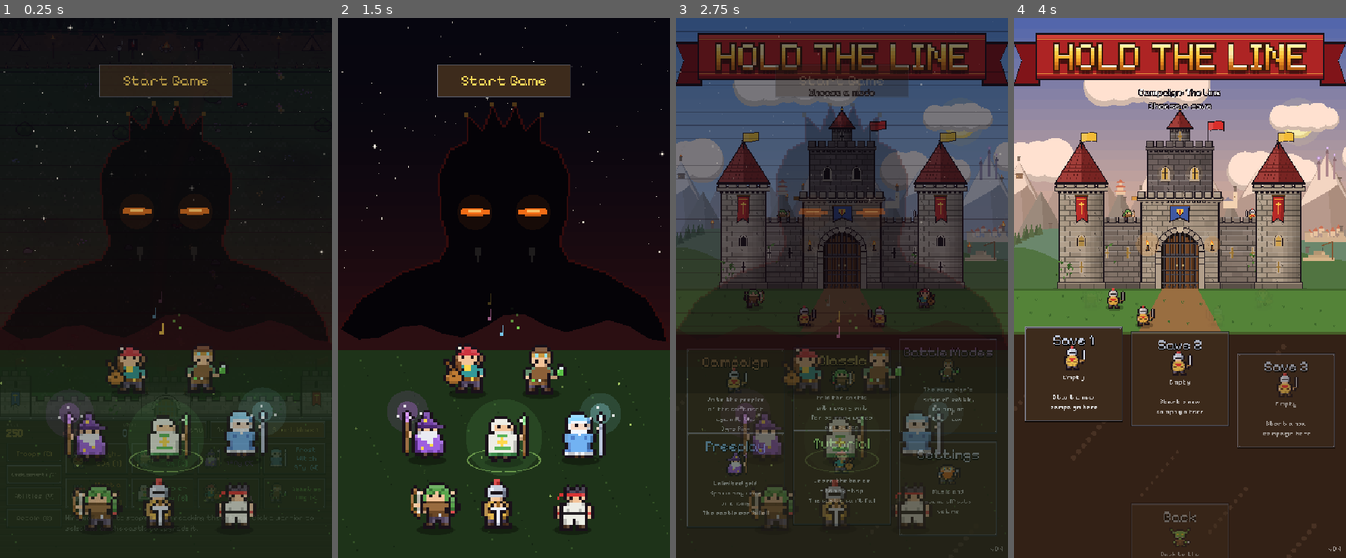
Above: before the commit, frames 1-4 (left to right).
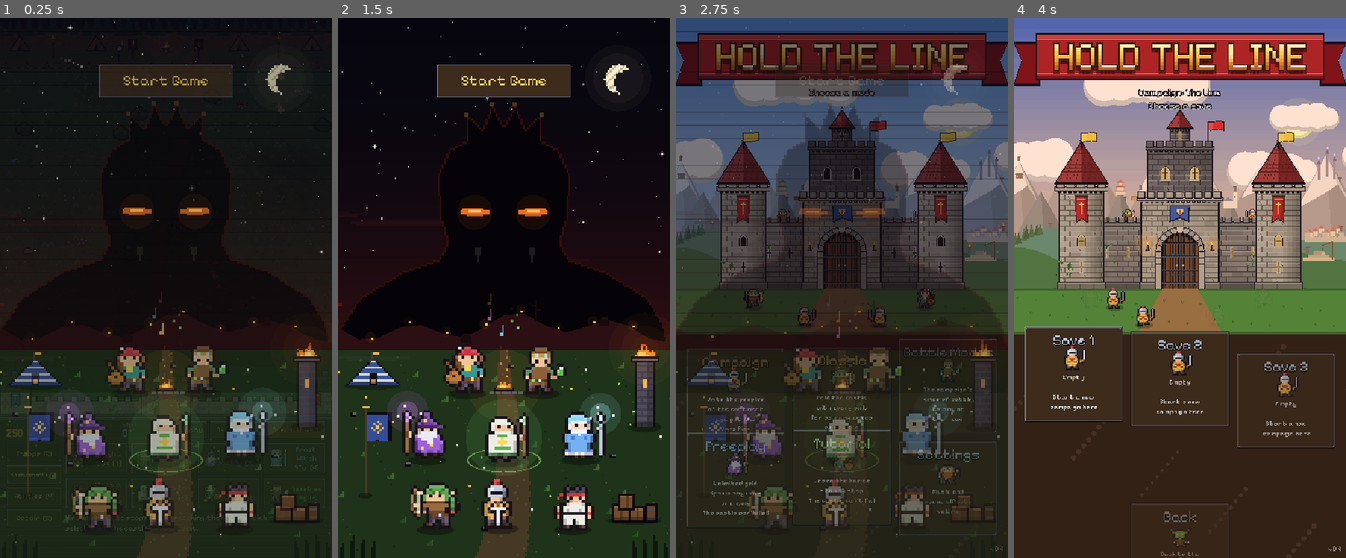
Above: after the commit, the same moments.

Repository: JaydonDiaz/Hold_The_Line
Game: Godot game, scene res://main.tscn
Same seed, same stepped clock (60 frames per second), same inputs: the game is played once before the commit and once after it.
Inputs:
- Up to frame 1 (0.25 s): no input
- Up to frame 2 (1.5 s): click "Start Wave 1" at 0.5 s; click "Start Wave 1" at 1.25 s
- Up to frame 3 (2.75 s): click "Start Game" at 2 s
- Up to frame 4 (4 s): click "Campaign" at 2.75 s; click "Campaign" at 3.5 s

The runs differ from the first frame. In frame 1, 3.6% of the frame differs, in the area x 0-98%, y 7-100%; in frame 2, 5.5%, in the area x 0-100%, y 8-100%; in frame 3, 1.5%; in frame 4, nothing differs.

Commit message:
The start screen's surroundings: moon and cloud, his host on the hills, the Line's camp on the field.
splash_art.gd: a crescent moon (haloed) and long wisps of cloud drifting across the stars, red-lit from below, a shooting star now and then; dead trees and boulders on the hills at the sides, the Ogre King's host along their crest (tents, war banners, torches moving), mist drifting at their foot; on the field the Line's camp: a campfire with embers rising and its light on the grass, a blue-and-white tent with a lamp lit inside, the Line's blue standard with its gold sun, Ashwatch's beacon burning on its stone tower (the first light of the Line), supply crates and a barrel under it, a path winding up through the camp to the hills, grass tufts, stones and flowers, dark grass at the bottom corners. All on the picture's 4px grid; flames in tapering pixel tongues.

Co-Authored-By: Claude Opus 5.5 <noreply@anthropic.com>

Diff:
--- a/scripts/splash_art.gd
+++ b/scripts/splash_art.gd
@@ -3,7 +3,11 @@
 ## the Ogre King's silhouette over the hills with a red rim and eyes that smoulder, and
 ## below him the Line's nine kinds of troop (the game's own sprites), each with a little
 ## life of its own: breathing, the Mage's and Frost Witch's staves glowing, the Healer's
-## aura, the Bard's notes drifting up, the Alchemist's flask fizzing.
+## aura, the Bard's notes drifting up, the Alchemist's flask fizzing. Round them: a crescent
+## moon and drifting cloud; his host's torches, tents and banners along the hills; mist at
+## their foot; the Line's camp on the field: a campfire, its blue-and-gold standard, and
+## Ashwatch's beacon burning on its tower, the first light of the Line; a path, grass,
+## stones and flowers.
 
 const Sprites = preload("res://scripts/sprites.gd")
 const W := 640.0
@@ -43,10 +47,250 @@
 
 func _draw() -> void:
 	_sky()
+	_moon()
+	_clouds()
 	_ogre()
 	_hills()
+	_hill_details()
+	_host()
+	_mist()
+	_field()
+	_tent(Vector2(66, 708))
+	_supplies(Vector2(560, 968))
+	_beacon_tower(Vector2(592, 788))
+	_standard(Vector2(52, 920))
+	_campfire(Vector2(320, 716))
 	for tr in TROOPS:
 		_troop(tr[0], Vector2(tr[1], tr[2]), tr[3])
+	_foreground()
+
+
+## A block on the art's 4px grid.
+func _px(x: float, y: float, w: float, h: float, c: Color) -> void:
+	draw_rect(Rect2(snappedf(x, PIX), snappedf(y, PIX), snappedf(w, PIX), snappedf(h, PIX)), c)
+
+
+## A crescent moon high to the right, faintly haloed.
+func _moon() -> void:
+	var m := Vector2(540, 116)
+	for r in [64.0, 48.0]:
+		draw_circle(m, r, Color(1.0, 0.92, 0.75, 0.035))
+	for y in range(-28, 32, 4):
+		for x in range(-28, 32, 4):
+			var d := Vector2(x, y).length()
+			var bite := Vector2(x - 14, y - 6).length()
+			if d <= 28.0 and bite > 24.0:
+				var shade := 0.85 if (x + y) % 16 == 0 else 1.0
+				_px(m.x + x, m.y + y, 4, 4, Color(0.98, 0.93, 0.78) * shade)
+	_px(m.x - 20, m.y + 4, 4, 4, Color(0.82, 0.76, 0.62))   # (a crater or two)
+	_px(m.x - 12, m.y + 16, 4, 4, Color(0.82, 0.76, 0.62))
+
+
+## Long thin wisps of cloud drifting across the stars, lit from below by the red glow.
+func _clouds() -> void:
+	for i in 7:
+		var y := 150.0 + i * 52.0 + sin(i * 2.1) * 20.0
+		var w := 160.0 + fmod(i * 73.0, 140.0)
+		var x := fmod(i * 211.0 + t * (5.0 + i), W + EXT + w) - EXT * 0.5 - w
+		var c := Color(0.16, 0.07, 0.1, 0.55) if i % 2 else Color(0.2, 0.08, 0.1, 0.4)
+		_px(x, y, w, 4, c)
+		_px(x + 24, y - 4, w - 60, 4, Color(c, c.a * 0.7))
+		_px(x + 12, y + 4, w - 28, 4, Color(0.3, 0.1, 0.08, 0.25))   # (the underside, red-lit)
+	# Now and then a shooting star.
+	var k := fmod(t, 9.0)
+	if k < 0.6:
+		var a := Vector2(80 + fmod(floorf(t / 9.0) * 173.0, 420.0), 60)
+		for j in 6:
+			_px(a.x + (k * 300.0) - j * 8, a.y + (k * 120.0) - j * 3, 4, 4, Color(1, 0.97, 0.88, (1.0 - j / 6.0) * (1.0 - k / 0.6)))
+
+
+## His host along the hills behind him: tents, war banners, and torches moving on the crest.
+func _host() -> void:
+	var crest := func(x: float) -> float:
+		var k := x / 40.0
+		return 596 + sin(k * 1.3) * 18.0 + sin(k * 0.5) * 12.0
+	# Tents and banners, dark against the red glow.
+	for i in 14:
+		var x := -EXT * 0.4 + i * 196.0 + fmod(i * 61.0, 80.0)
+		if x > 40.0 and x < W - 40.0:
+			continue   # (behind him: only out at the sides)
+		var y: float = crest.call(x) + 4.0
+		for r in 5:
+			_px(x - 12 + r * 4, y - r * 4, 24 - r * 8 + 4, 4, Color(0.1, 0.03, 0.04))
+		_px(x + 20, y - 36, 4, 36, Color(0.08, 0.03, 0.03))
+		_px(x + 24, y - 36 + (int(t * 3.0 + i) % 2) * 4, 12, 8, Color(0.38, 0.06, 0.05))
+	# Torches along the crest, some moving.
+	for i in 46:
+		var base := -EXT * 0.5 + i * 72.0
+		var x := base + sin(t * 0.3 + i) * (12.0 if i % 3 == 0 else 0.0)
+		var y: float = crest.call(x) - 6.0
+		var flick := 0.6 + 0.4 * sin(t * 9.0 + i * 1.7)
+		draw_circle(Vector2(x, y), 10.0, Color(1.0, 0.45, 0.1, 0.1 * flick))
+		_px(x, y, 4, 4, Color(1.0, 0.6 + 0.3 * flick, 0.2))
+
+
+## Dead trees and rocks on the hills, out at the sides of him.
+func _hill_details() -> void:
+	for i in 8:
+		var x := -EXT * 0.3 + i * 140.0 + fmod(i * 53.0, 60.0)
+		if x > 0.0 and x < 120.0:
+			x -= 140.0   # (clear of the standard)
+		var k := x / 40.0
+		var y := 600.0 + sin(k * 1.3) * 18.0 + sin(k * 0.5) * 12.0
+		if i % 2 == 0:   # a dead tree, branches bare
+			_px(x, y - 40, 4, 40, Color(0.08, 0.03, 0.04))
+			_px(x - 8, y - 32, 8, 4, Color(0.08, 0.03, 0.04))
+			_px(x + 4, y - 24, 8, 4, Color(0.08, 0.03, 0.04))
+			_px(x - 12, y - 36, 4, 4, Color(0.08, 0.03, 0.04))
+		else:            # a boulder
+			_px(x - 8, y - 8, 20, 12, Color(0.1, 0.04, 0.05))
+			_px(x - 4, y - 12, 12, 4, Color(0.13, 0.05, 0.06))
+
+
+## Mist lying along the foot of the hills, drifting.
+func _mist() -> void:
+	for i in 12:
+		var w := 120.0 + fmod(i * 47.0, 100.0)
+		var x := fmod(i * 157.0 + t * 6.0, W + EXT * 2.0 + w) - EXT - w
+		_px(x, 636 + (i % 3) * 8, w, 4, Color(0.55, 0.45, 0.55, 0.06))
+		_px(x + 16, 640 + (i % 3) * 8, w - 40, 4, Color(0.55, 0.45, 0.55, 0.05))
+
+
+## The field: a path up through the camp, grass tufts, stones and flowers.
+func _field() -> void:
+	# The path, winding up from the foot of the picture to the hills.
+	for y in range(640, int(H), 4):
+		var k := (y - 640.0) / (H - 640.0)
+		var half := 8.0 + k * 40.0
+		var cx := 320.0 + sin(k * 3.4) * 30.0 * k
+		_px(cx - half, y, half * 2.0, 4, Color(0.27, 0.22, 0.14))
+		if y % 12 == 0:
+			_px(cx - half + fmod(y * 7.3, half * 2.0), y, 4, 4, Color(0.34, 0.28, 0.18))
+	# Tufts of taller grass, stones, flowers.
+	for i in 90:
+		var p := Vector2(fmod(i * 173.7, W + 600.0) - 300.0, 660 + fmod(i * 91.3, H - 680))
+		match i % 6:
+			0, 1, 2:
+				var c := Color(0.16, 0.28, 0.13) if i % 2 else Color(0.22, 0.36, 0.16)
+				_px(p.x, p.y - 8, 4, 8, c)
+				_px(p.x - 4, p.y - 4, 4, 4, c)
+				_px(p.x + 4, p.y - 12, 4, 12, c.lightened(0.05))
+			3:
+				_px(p.x, p.y, 12, 8, OUTLINE)
+				_px(p.x + 4, p.y, 8, 4, Color(0.4, 0.4, 0.42))
+			4:
+				_px(p.x, p.y, 4, 4, [Color(0.95, 0.9, 0.7), Color(0.95, 0.8, 0.3), Color(0.6, 0.7, 1.0)][i % 3])
+			5:
+				_px(p.x, p.y, 4, 4, Color(0.95, 0.85, 0.95))
+				_px(p.x, p.y + 4, 4, 4, Color(0.2, 0.32, 0.15))
+
+
+## Ashwatch's beacon on its stone tower, burning: the first light of the Line.
+func _beacon_tower(foot: Vector2) -> void:
+	var stone := Color(0.32, 0.3, 0.36)
+	_px(foot.x - 20, foot.y - 128, 40, 128, OUTLINE)
+	_px(foot.x - 16, foot.y - 124, 32, 124, stone)
+	for y in range(int(foot.y) - 120, int(foot.y), 12):
+		_px(foot.x - 16, y, 32, 4, stone.darkened(0.2))
+		_px(foot.x - 8 + (y / 12 % 2) * 12, y + 4, 4, 8, stone.darkened(0.2))
+	_px(foot.x + 4, foot.y - 124, 12, 124, Color(0, 0, 0, 0.2))
+	_px(foot.x - 4, foot.y - 92, 8, 16, Color(1.0, 0.7, 0.3))   # a lit slit window
+	_px(foot.x - 28, foot.y - 136, 56, 12, OUTLINE)
+	_px(foot.x - 24, foot.y - 132, 48, 4, stone.lightened(0.1))
+	_flame_px(Vector2(foot.x, foot.y - 136), 1.4)
+	for r in [70.0, 46.0, 26.0]:
+		draw_circle(Vector2(foot.x, foot.y - 150), r, Color(1.0, 0.55, 0.15, 0.03 + 0.01 * sin(t * 5.0)))
+	draw_texture_rect(Sprites.shadow(), Rect2(foot + Vector2(-34, -10), Vector2(68, 20)), false, Color(0, 0, 0, 0.35))
+
+
+## A fire in pixel blocks: a few tongues of flame flickering at `base`, `s` its size.
+func _flame_px(base: Vector2, s: float) -> void:
+	# Tongues that taper as they rise: the middle ones tallest, a hot core low down.
+	for i in 5:
+		var tall := (1.0 - absf(i - 2) * 0.28) * (20.0 + 8.0 * sin(t * 8.0 + i * 1.9)) * s
+		var x := base.x + (i - 2) * 5.0 * s
+		var rows := int(tall / PIX)
+		for r in rows:
+			var k := float(r) / maxf(rows, 1)
+			var w := (8.0 if k < 0.4 else 4.0) * s
+			var c := Color(1.0, 0.85, 0.35) if k < 0.3 and absf(i - 2) <= 1 else (Color(1.0, 0.55, 0.12) if k < 0.7 else Color(0.9, 0.3, 0.08))
+			_px(x - w / 2.0 + sin(t * 6.0 + r + i) * 2.0 * k, base.y - (r + 1) * PIX, w, PIX, c)
+
+
+## A tent of the camp: blue canvas striped white, its flap open on a lamp inside.
+func _tent(foot: Vector2) -> void:
+	var blue := Color(0.22, 0.32, 0.58)
+	for r in 12:
+		var half := 4.0 + r * 4.0
+		_px(foot.x - half - 4, foot.y - 48 + r * 4, half * 2.0 + 8, 4, OUTLINE)
+		_px(foot.x - half, foot.y - 48 + r * 4, half * 2.0, 4, blue if r % 3 else Color(0.85, 0.85, 0.82))
+	_px(foot.x - 8, foot.y - 24, 16, 24, Color(0.08, 0.06, 0.05))   # the open flap
+	_px(foot.x - 4, foot.y - 12, 8, 8, Color(1.0, 0.75, 0.35, 0.8 + 0.2 * sin(t * 4.0)))   # a lamp lit inside
+	_px(foot.x - 2, foot.y - 64, 4, 16, Color(0.3, 0.22, 0.14))   # its pole, a pennant
+	_px(foot.x + 2, foot.y - 64 + (int(t * 3.0) % 2) * 4, 12, 4, Color(0.95, 0.75, 0.3))
+	draw_texture_rect(Sprites.shadow(), Rect2(foot + Vector2(-56, -8), Vector2(112, 16)), false, Color(0, 0, 0, 0.3))
+
+
+## Supplies stacked under the beacon: crates and a barrel.
+func _supplies(foot: Vector2) -> void:
+	var wood := Color(0.45, 0.3, 0.16)
+	for c in [[-28, 0, 28], [4, 0, 24], [-16, -24, 24]]:
+		var x: float = foot.x + c[0]
+		var y: float = foot.y + c[1]
+		var sz: float = c[2]
+		_px(x - 4, y - sz - 4, sz + 8, sz + 8, OUTLINE)
+		_px(x, y - sz, sz, sz, wood)
+		_px(x, y - sz, sz, 4, wood.lightened(0.15))
+		_px(x + sz / 2.0 - 2, y - sz, 4, sz, wood.darkened(0.25))
+	_px(foot.x + 32, foot.y - 32, 24, 36, OUTLINE)   # a barrel
+	_px(foot.x + 36, foot.y - 28, 16, 28, Color(0.4, 0.26, 0.14))
+	_px(foot.x + 36, foot.y - 24, 16, 4, Color(0.3, 0.3, 0.32))
+	_px(foot.x + 36, foot.y - 8, 16, 4, Color(0.3, 0.3, 0.32))
+	draw_texture_rect(Sprites.shadow(), Rect2(foot + Vector2(-44, -8), Vector2(108, 16)), false, Color(0, 0, 0, 0.3))
+
+
+## The Line's standard planted at the camp's edge: blue and gold, the rising sun on it.
+func _standard(foot: Vector2) -> void:
+	_px(foot.x - 2, foot.y - 168, 4, 168, Color(0.3, 0.22, 0.14))
+	_px(foot.x - 6, foot.y - 172, 12, 4, Color(0.9, 0.72, 0.3))
+	var wave := int(t * 3.0) % 2
+	_px(foot.x + 2, foot.y - 160 + wave * 4, 48, 56, OUTLINE)
+	_px(foot.x + 4, foot.y - 156 + wave * 4, 40, 48, Color(0.2, 0.3, 0.6))
+	_px(foot.x + 4, foot.y - 112 + wave * 4, 16, 8, Color(0.2, 0.3, 0.6))
+	_px(foot.x + 28, foot.y - 112 + wave * 4, 16, 8, Color(0.2, 0.3, 0.6))
+	# The sun: a disc with rays.
+	var sun := Vector2(foot.x + 24, foot.y - 132 + wave * 4)
+	var gold := Color(0.95, 0.75, 0.3)
+	_px(sun.x - 4, sun.y - 4, 8, 8, gold)
+	for d in [Vector2(0, -12), Vector2(0, 8), Vector2(-12, 0), Vector2(8, 0)]:
+		_px(sun.x + d.x, sun.y + d.y, 4, 4, gold)
+	for d in [Vector2(-8, -8), Vector2(4, -8), Vector2(-8, 4), Vector2(4, 4)]:
+		_px(sun.x + d.x, sun.y + d.y, 4, 4, gold.darkened(0.15))
+	draw_texture_rect(Sprites.shadow(), Rect2(foot + Vector2(-14, -6), Vector2(28, 12)), false, Color(0, 0, 0, 0.35))
+
+
+## The camp's fire: logs, flames, embers rising, its light on the grass.
+func _campfire(at: Vector2) -> void:
+	draw_circle(at + Vector2(0, -8), 70.0, Color(1.0, 0.55, 0.15, 0.07 + 0.02 * sin(t * 6.0)))
+	_px(at.x - 20, at.y - 4, 40, 8, OUTLINE)
+	_px(at.x - 16, at.y - 4, 32, 4, Color(0.4, 0.26, 0.14))
+	for k in 6:   # stones round it
+		_px(at.x - 28 + k * 11, at.y + 4, 8, 4, Color(0.38, 0.37, 0.4))
+	_flame_px(at + Vector2(0, -4), 0.8)
+	for i in 6:
+		var k := fmod(t * 0.7 + i / 6.0, 1.0)
+		_px(at.x + sin(k * 7.0 + i) * 10.0, at.y - 24 - k * 70.0, 4, 4, Color(1.0, 0.7, 0.3, 1.0 - k))
+
+
+## Dark grass and a pine or two at the very bottom corners, framing the picture.
+func _foreground() -> void:
+	for side in [-1.0, 1.0]:
+		var x0: float = 0.0 if side < 0 else W
+		for i in 4:
+			var x: float = x0 - side * (8.0 + i * 20.0) + (0.0 if side < 0 else -4.0)
+			var h := 28.0 + fmod(i * 17.0, 24.0)
+			_px(x, H - h, 4, h, Color(0.05, 0.09, 0.05))
+			_px(x + 4 * side, H - h * 0.7, 4, h * 0.7, Color(0.05, 0.09, 0.05))
 
 
 func _sky() -> void:
